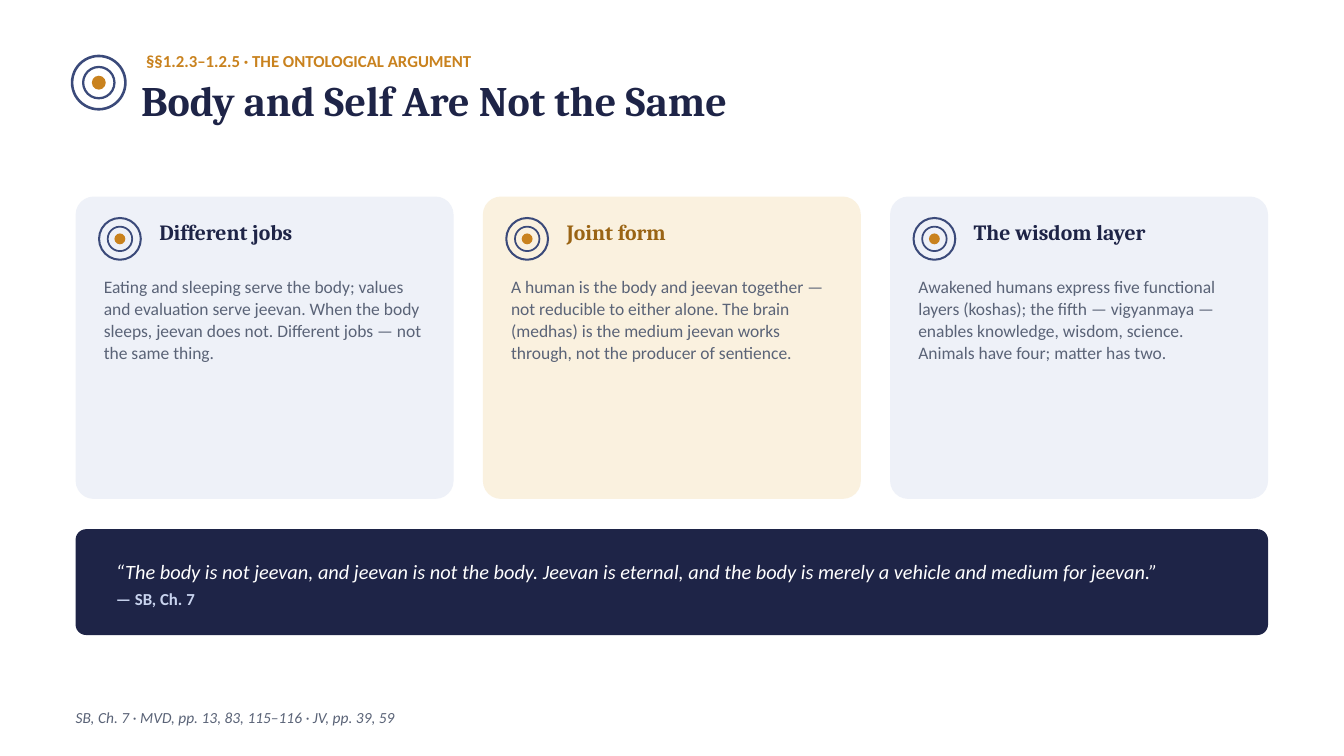
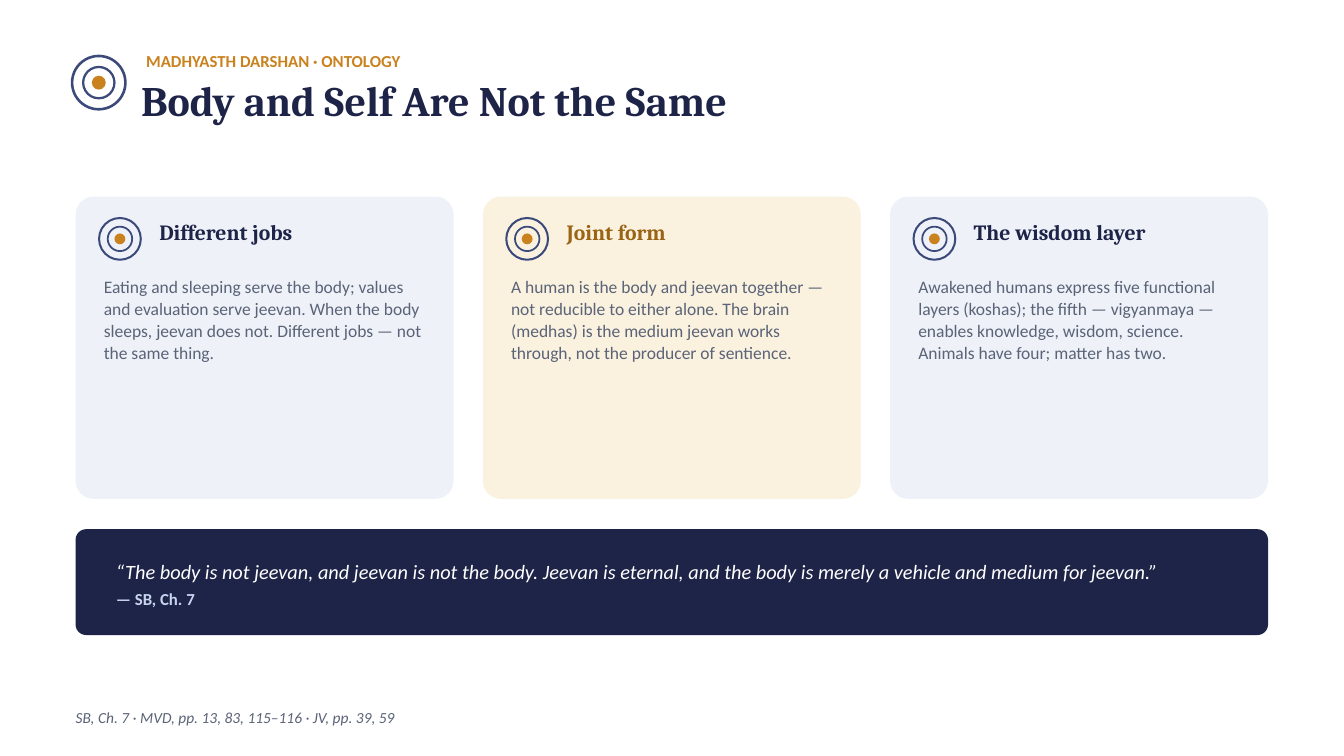
Before and after one commit to raghavamohan/AnalyticMadhyasthDarshan, a slide deck: slide 10 of Studies/Why-Humans-Are-Not-Just-Material/Why-Humans-Are-Not-Just-Material.pptx (slide 7 before the commit). Drawn at 1344x756 pixels with LibreOffice and Linux fonts; fonts in the diff are those of the drawing. Boxes give left, top, right and bottom in pixels: in the first picture for what was removed or moved away, otherwise in the second. Text is boxed around its words. In the diff, an @@ line names an element or a change of style, - is before the commit and + after.

```diff
--- a/Studies/Why-Humans-Are-Not-Just-Material/Why-Humans-Are-Not-Just-Material.pptx
+++ b/Studies/Why-Humans-Are-Not-Just-Material/Why-Humans-Are-Not-Just-Material.pptx
@@ text at <box>146,56,400,67</box>: text changed @@
-§§1.2.3–1.2.5 · THE ONTOLOGICAL ARGUMENT
+MADHYASTH DARSHAN · ONTOLOGY
```
Also in this commit, not shown: 17 other slides changed, 6 other files.
